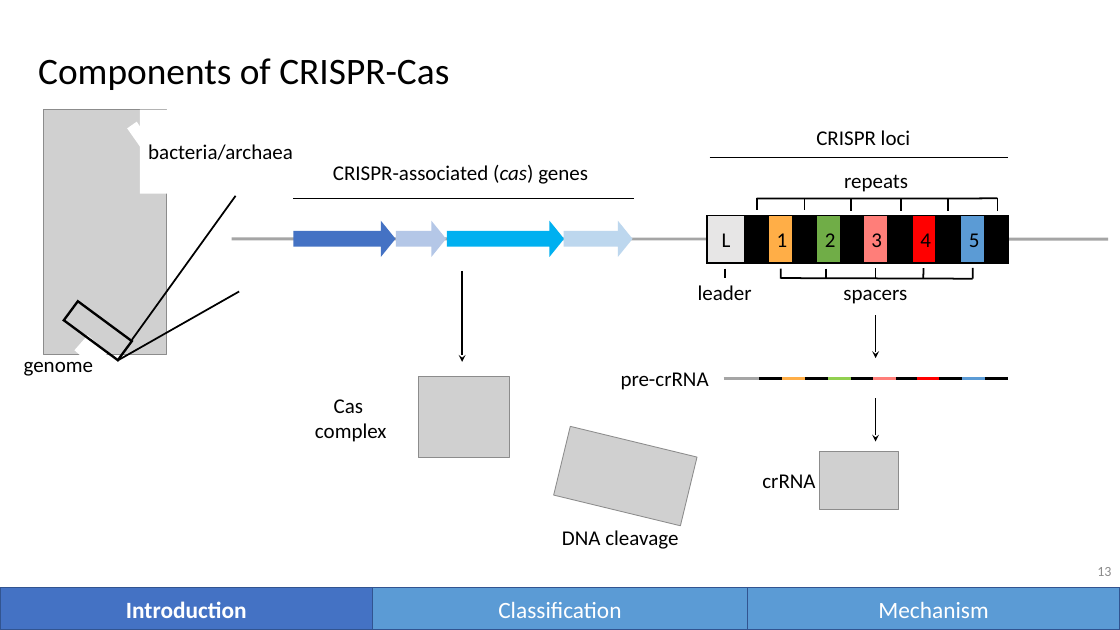
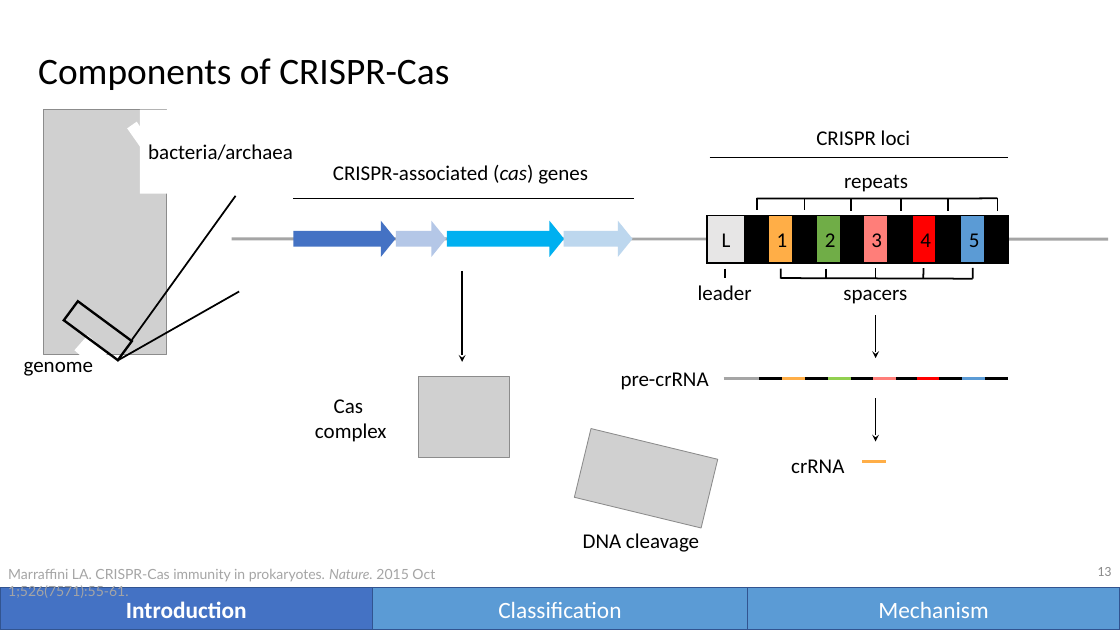
Before and after one commit to vwOvOwv/PKU-Undergraduate-Course, a slide deck: slide 13 of 遗传学(Genetics)/讨论课/Topic-3_遗传学技术/CRISPR-Cas.pptx. Drawn at 1120x630 pixels with LibreOffice and Linux fonts; fonts in the diff are those of the drawing; grey boxes stand for pictures. Boxes give left, top, right and bottom in pixels: in the first picture for what was removed or moved away, otherwise in the second. Text is boxed around its words. In the diff, an @@ line names an element or a change of style, - is before the commit and + after.

```diff
--- a/遗传学(Genetics)/讨论课/Topic-3_遗传学技术/CRISPR-Cas.pptx
+++ b/遗传学(Genetics)/讨论课/Topic-3_遗传学技术/CRISPR-Cas.pptx
@@ picture: place and size @@
-picture at (554,427,697,526)
+picture at (575,428,718,528)
@@ text "crRNA": place and size @@
-text "crRNA" at (762,474,815,488)
+text "crRNA" at (791,459,844,473)
@@ picture removed at (820,451,899,509) @@
@@ line added from (863, 462) to (886, 462), #FFAE47 2.5 pt @@
@@ text "DNA cleavage": place and size @@
-text "DNA cleavage" at (562,530,678,549)
+text "DNA cleavage" at (583,533,699,552)
@@ text added at (8,569,435,598), 12 pt, text #A5A5A5 @@
+Marraffini LA. CRISPR-Cas immunity in prokaryotes. Nature. 2015 Oct 1;526(7571):55-61.
```
Also in this commit, not shown: 22 other slides changed, 25 slides added, 6 slides removed.
